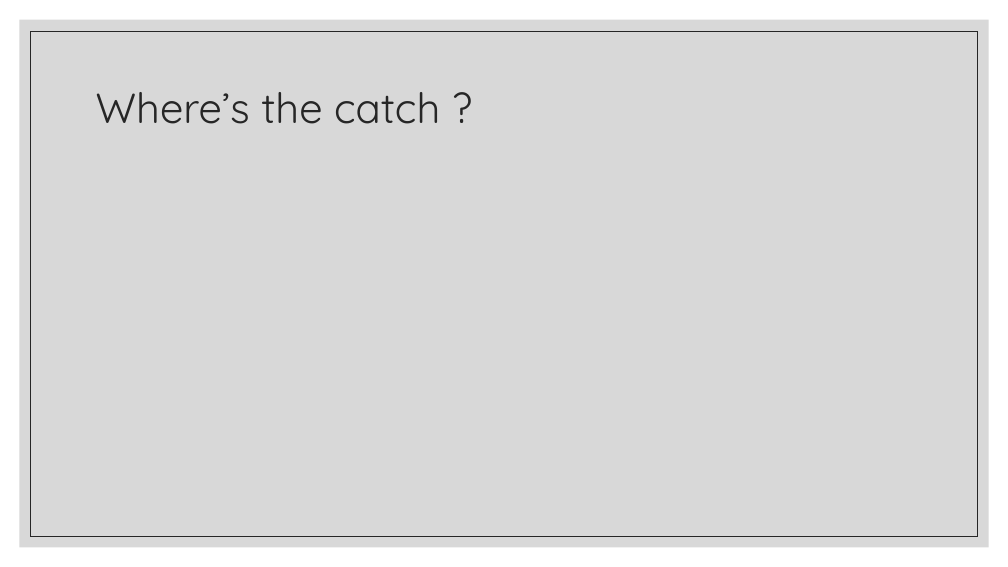
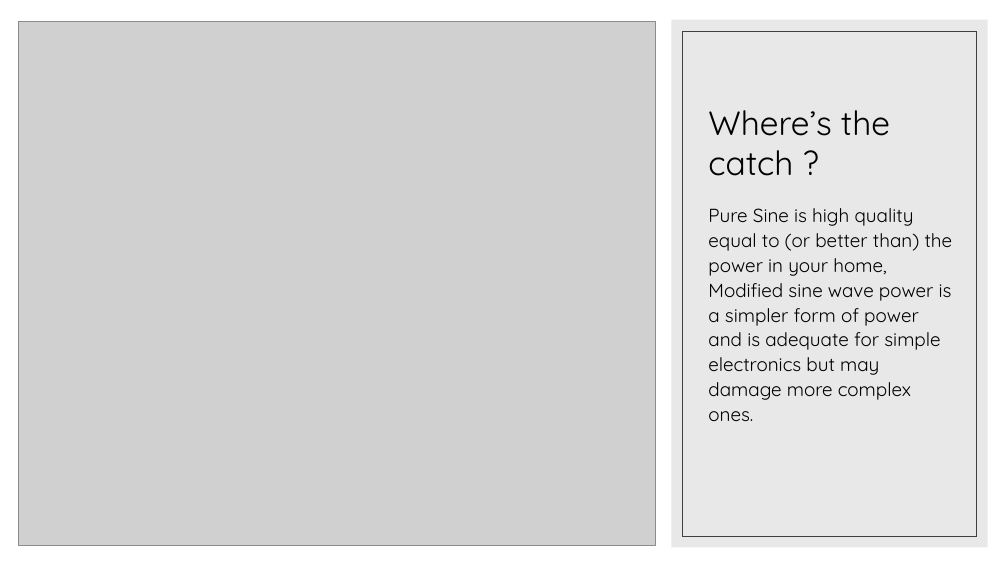
Before and after one commit to utkarshboson/acdcac-matlab, a slide deck: slide 6 of AC-DC-AC.pptx. Drawn at 1008x567 pixels with LibreOffice and Linux fonts; fonts in the diff are those of the drawing; grey boxes stand for pictures. Boxes give left, top, right and bottom in pixels: in the first picture for what was removed or moved away, otherwise in the second. Text is boxed around its words. In the diff, an @@ line names an element or a change of style, - is before the commit and + after.

```diff
--- a/AC-DC-AC.pptx
+++ b/AC-DC-AC.pptx
@@ picture added at [19, 22, 656, 545] @@
@@ rectangle removed at [20, 20, 989, 547] @@
@@ rectangle added at [671, 20, 988, 547], fill #D9D9D9 at 60% opacity @@
@@ rectangle removed at [31, 31, 978, 536] @@
@@ rectangle added at [683, 31, 977, 536], outline #404040 0.5 pt @@
@@ title "Where’s the catch ?": place and size @@
-title "Where’s the catch ?" at [96, 92, 440, 124]
+title "Where’s the catch ?" at [708, 110, 890, 176]
@@ title "Where’s the catch ?" at [708, 110, 890, 176]: size 40 to 32 pt, text colour #262626 to #000000; line spacing 0.9 to 1; vertical alignment middle to bottom @@
@@ text added at [708, 208, 953, 421], 18 pt, text #000000 @@
+Pure Sine is high quality equal to (or better than) the power in your home, Modified sine wave power is a simpler form of power and is adequate for simple electronics but may damage more complex ones.
```
Also in this commit, not shown: 1 other slide changed, 1 slide added, 1 slide removed.
